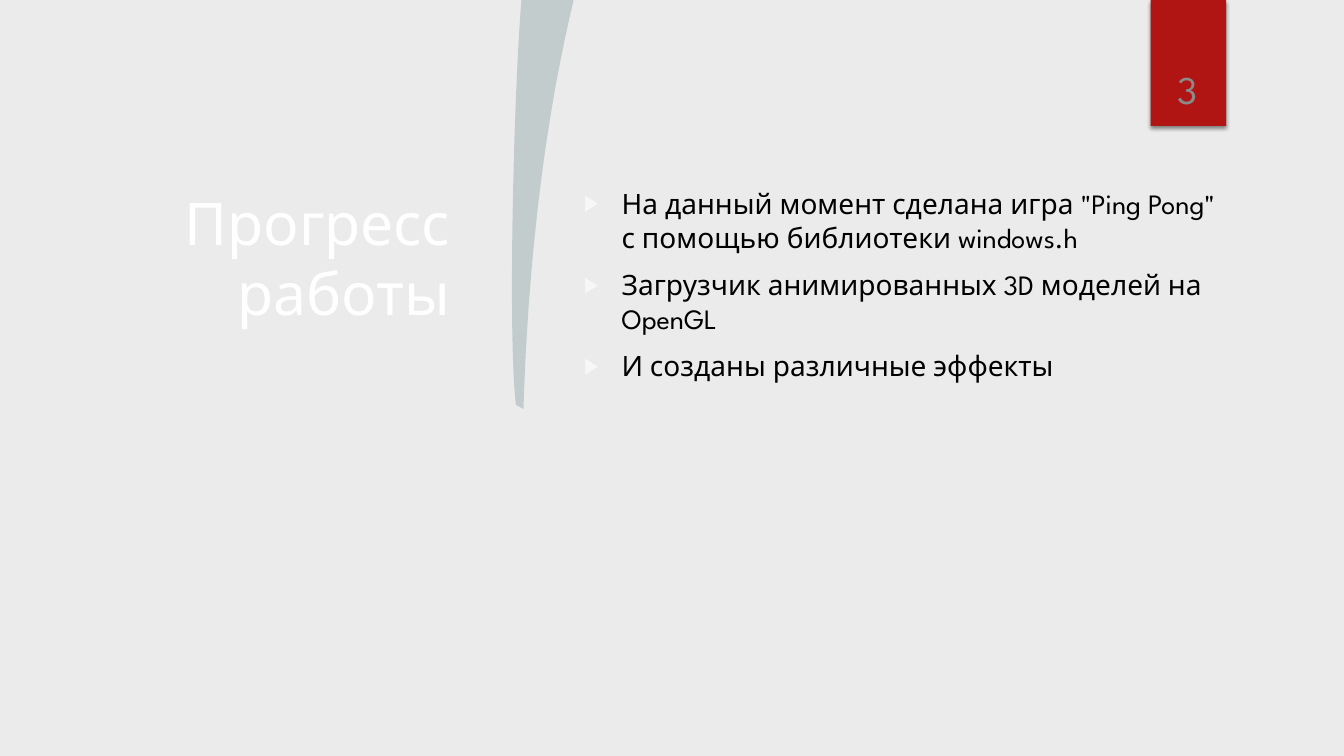
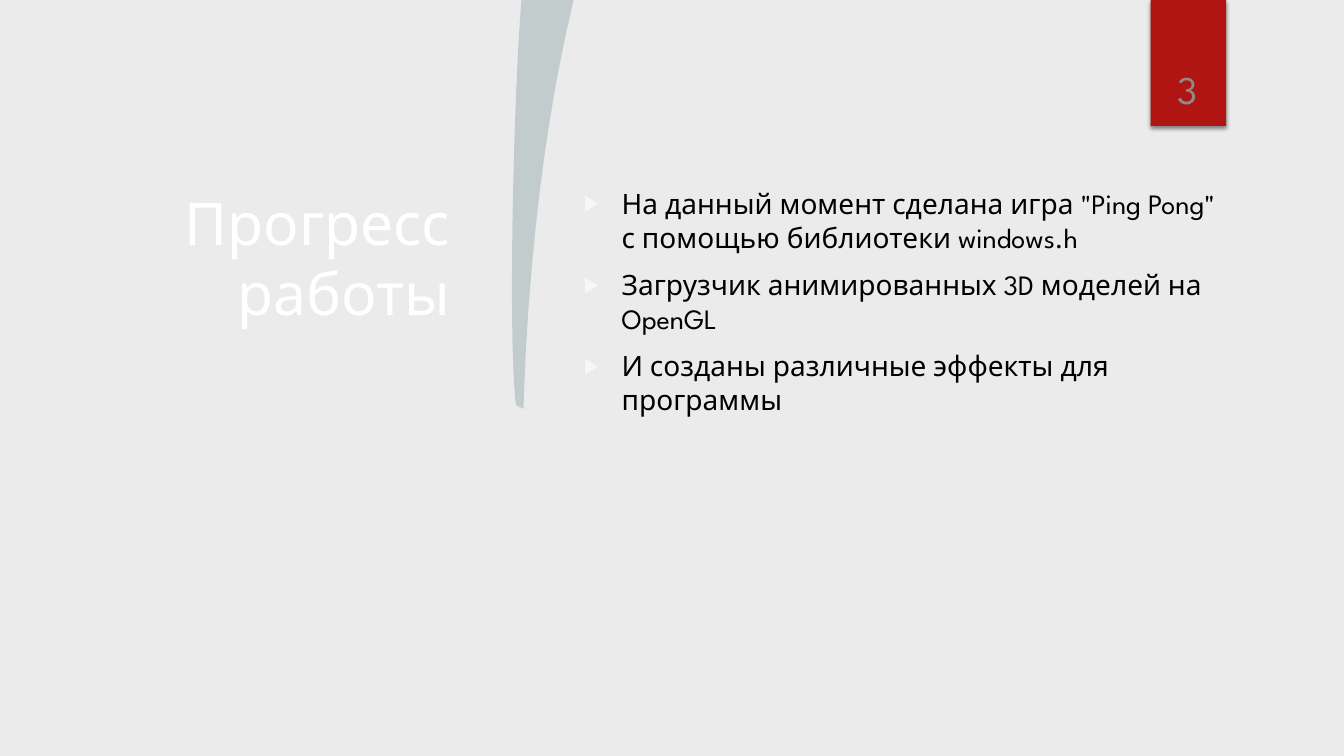
Before and after one commit to ArtemHollow/JustAnotherSchoolProject, a slide deck: slide 3 of Презентация 8.pptx. Drawn at 1344x756 pixels with LibreOffice and Linux fonts; fonts in the diff are those of the drawing; background and template pictures are left out. Boxes give left, top, right and bottom in pixels: in the first picture for what was removed or moved away, otherwise in the second. Text is boxed around its words. In the diff, an @@ line names an element or a change of style, - is before the commit and + after.

```diff
--- a/Презентация 8.pptx
+++ b/Презентация 8.pptx
@@ text at bbox=[622, 354, 1109, 417]: text changed @@
-▶ И созданы различные эффекты
+▶ И созданы различные эффекты для программы
```
Also in this commit, not shown: 3 other slides changed, 2 slides added, 1 slide removed.
